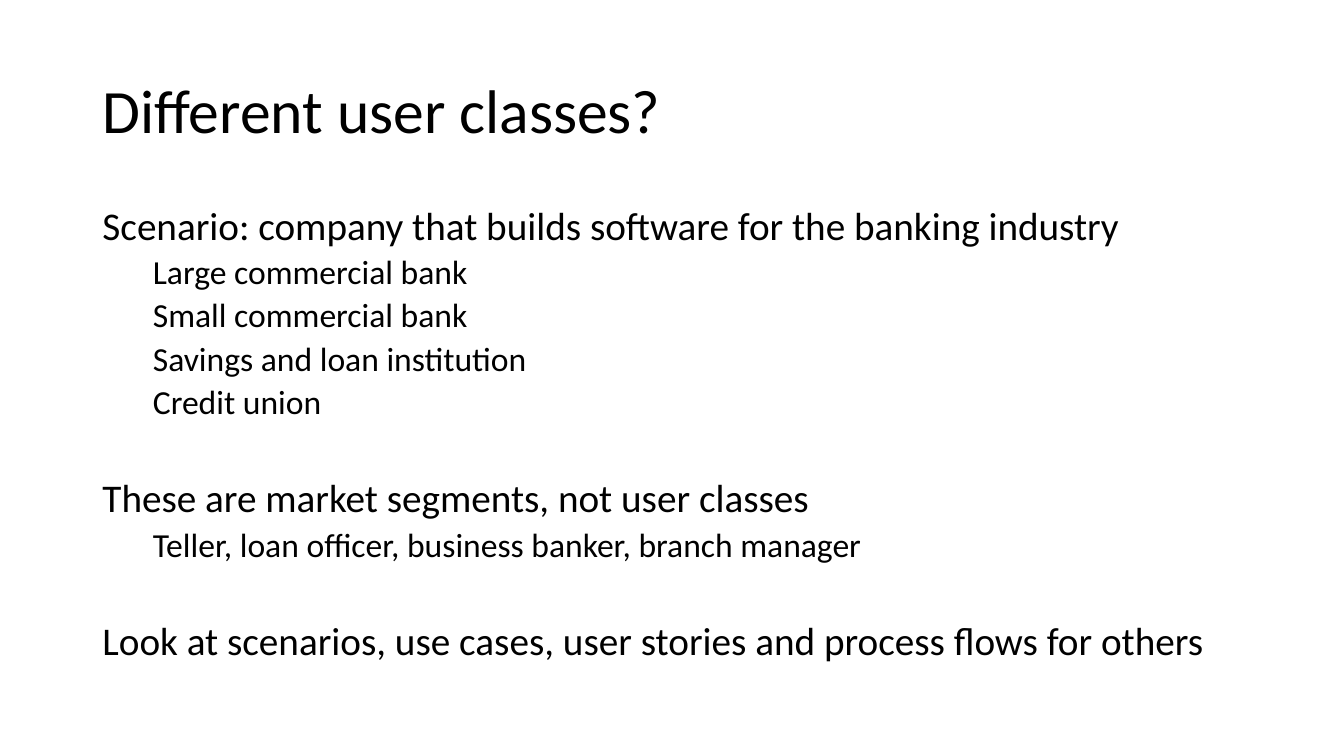
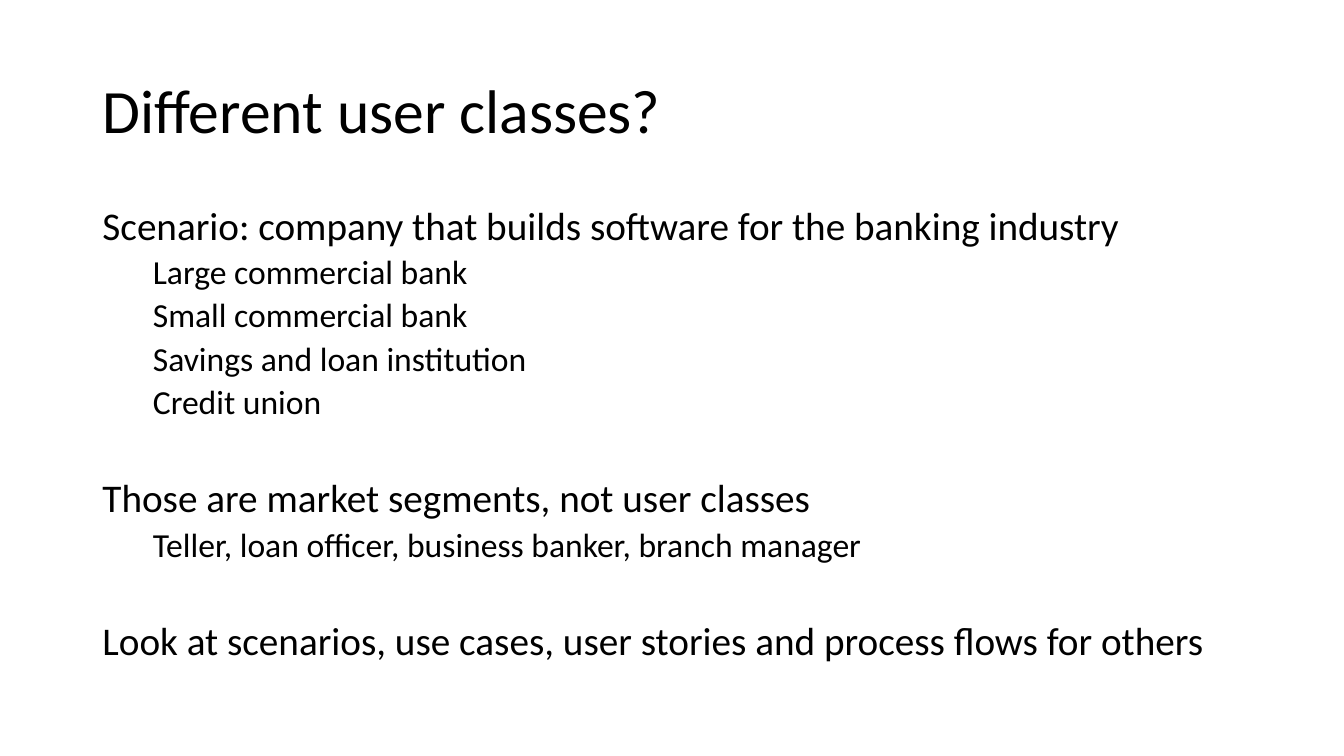
Before and after one commit to MengshanChen/SU_CPSC_5100_18FQ, a slide deck: slide 7 of lectures/Voice of the User.pptx (slide 6 before the commit). Drawn at 1344x756 pixels with LibreOffice and Linux fonts; fonts in the diff are those of the drawing. Boxes give left, top, right and bottom in pixels: in the first picture for what was removed or moved away, otherwise in the second. Text is boxed around its words. In the diff, an @@ line names an element or a change of style, - is before the commit and + after.

```diff
--- a/lectures/Voice of the User.pptx
+++ b/lectures/Voice of the User.pptx
@@ text at (x1=102, y1=484, x2=810, y2=519): text changed @@
-These are market segments, not user classes
+Those are market segments, not user classes
```
Also in this commit, not shown: 3 other slides changed, 28 other files.
